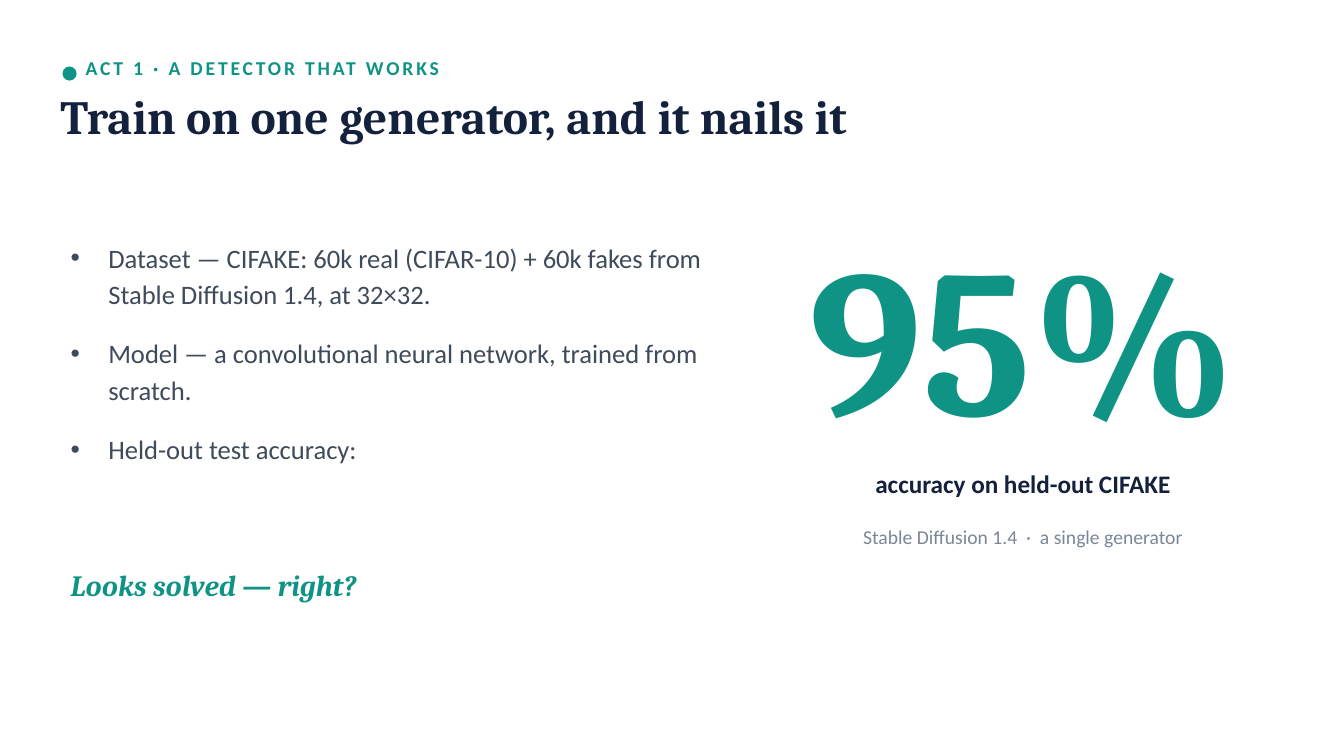
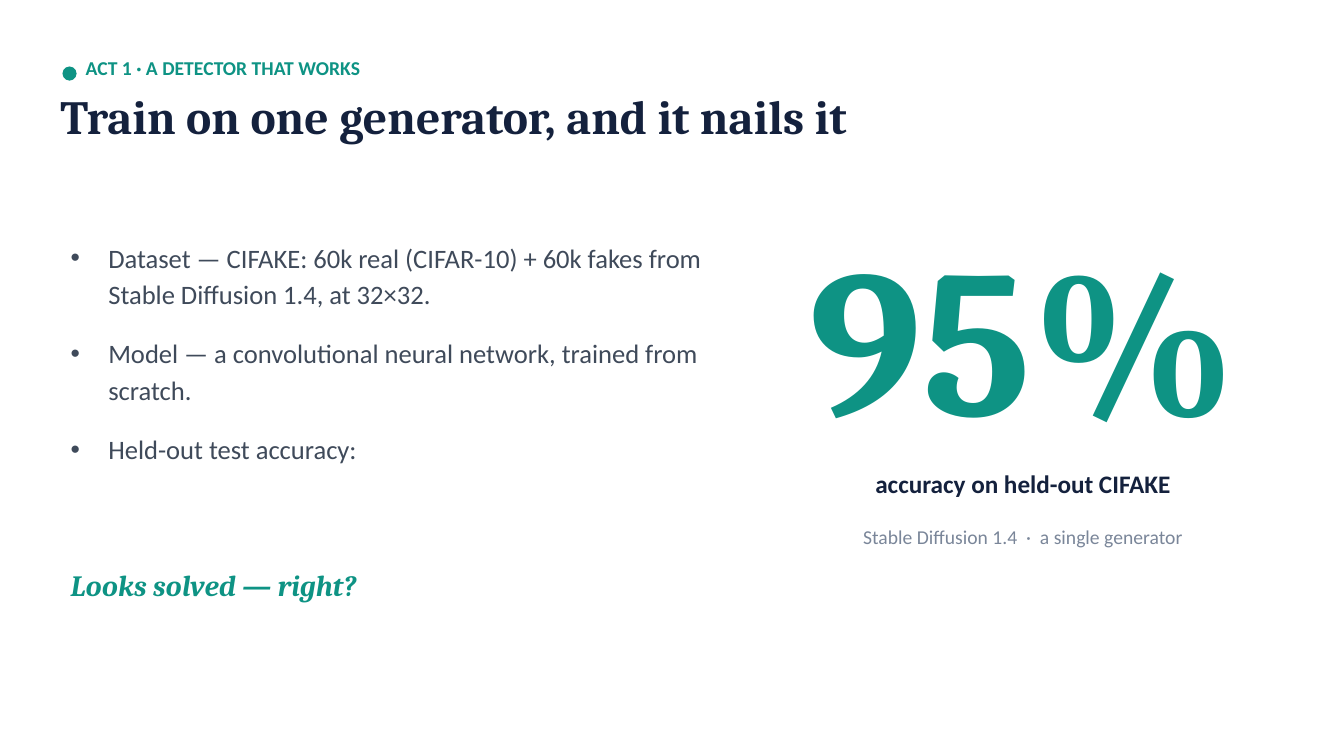
Before and after one commit to LWurtzel/AI-Image-Discrimination, a slide deck: slide 3 of Slides.pptx. Drawn at 1344x756 pixels with LibreOffice and Linux fonts; fonts in the diff are those of the drawing. Boxes give left, top, right and bottom in pixels: in the first picture for what was removed or moved away, otherwise in the second. Text is boxed around its words. In the diff, an @@ line names an element or a change of style, - is before the commit and + after.

```diff
--- a/Slides.pptx
+++ b/Slides.pptx
@@ text "ACT 1 · A DETECTOR ..." at (86, 62, 360, 75): letter spacing 2 to 0 pt @@
```
Also in this commit, not shown: 11 other slides changed.
